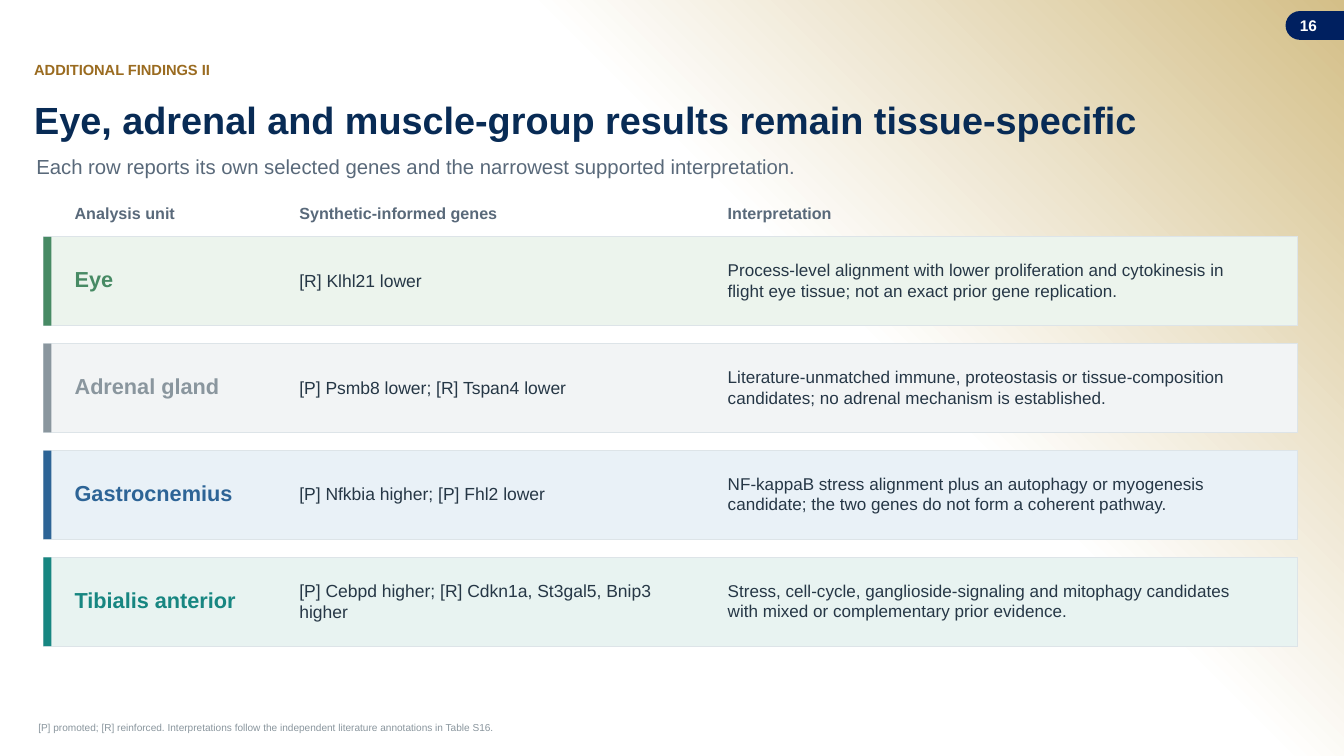
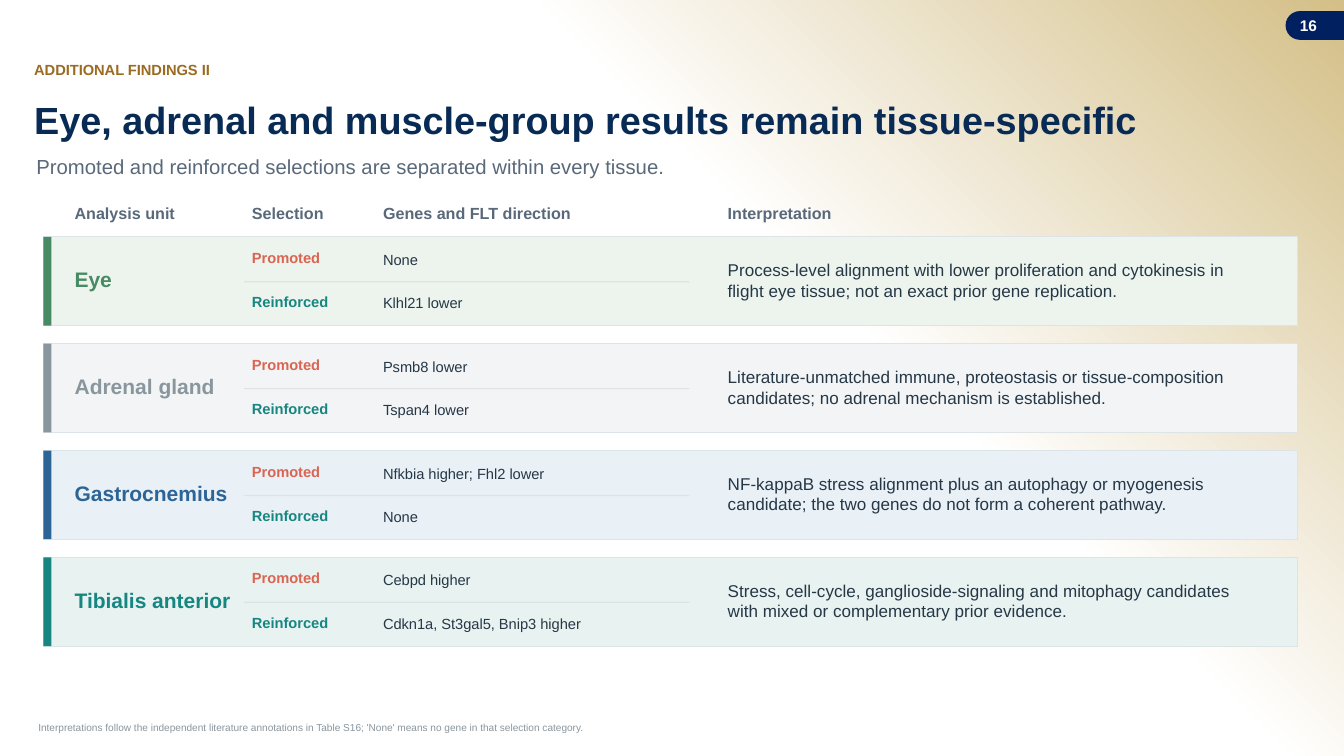
Before and after one commit to jasont314/nasa-mouse, a slide deck: slide 16 of presentation/SLSTP_2026_Generative_Transcriptomics.pptx. Drawn at 1344x756 pixels with LibreOffice and Linux fonts; fonts in the diff are those of the drawing; background and template pictures are left out. Boxes give left, top, right and bottom in pixels: in the first picture for what was removed or moved away, otherwise in the second. Text is boxed around its words. In the diff, an @@ line names an element or a change of style, - is before the commit and + after.

Commit message:
Separate promoted and reinforced presentation rows

```diff
--- a/presentation/SLSTP_2026_Generative_Transcriptomics.pptx
+++ b/presentation/SLSTP_2026_Generative_Transcriptomics.pptx
@@ text at bbox=[36, 159, 664, 178]: text changed @@
-Each row reports its own selected genes and the narrowest supported interpretation.
+Promoted and reinforced selections are separated within every tissue.
@@ text added at bbox=[252, 207, 324, 219], 11.5 pt, text #59697A, bold @@
+Selection
@@ text at bbox=[383, 207, 571, 219]: text changed @@
-Synthetic-informed genes
+Genes and FLT direction
@@ text added at bbox=[252, 252, 320, 263], 10.5 pt, text #D96552, bold @@
+Promoted
@@ text added at bbox=[383, 255, 418, 265], 10.5 pt, text #263746 @@
+None
@@ rectangle added at bbox=[244, 281, 690, 282], fill #DDE4E8 @@
@@ text added at bbox=[252, 296, 328, 307], 10.5 pt, text #178681, bold @@
+Reinforced
@@ text at bbox=[383, 297, 463, 308]: text changed; size 12.5 to 10.5 pt @@
-[R] Klhl21 lower
+Klhl21 lower
@@ text added at bbox=[252, 359, 320, 370], 10.5 pt, text #D96552, bold @@
+Promoted
@@ size 15.5 to 15 pt in 4 elements at bbox=[75, 485, 228, 501], bbox=[75, 592, 230, 609], bbox=[75, 272, 112, 292], bbox=[75, 379, 215, 398] @@
@@ rectangle added at bbox=[244, 388, 690, 389], fill #DDE4E8 @@
@@ text at bbox=[383, 361, 467, 372]: text changed; size 12.5 to 10.5 pt @@
-[P] Psmb8 lower; [R] Tspan4 lower
+Psmb8 lower
@@ text added at bbox=[252, 403, 328, 414], 10.5 pt, text #178681, bold @@
+Reinforced
@@ text added at bbox=[383, 404, 469, 418], 10.5 pt, text #263746 @@
+Tspan4 lower
@@ text added at bbox=[252, 466, 320, 477], 10.5 pt, text #D96552, bold @@
+Promoted
@@ text at bbox=[383, 468, 545, 482]: text changed; size 12.5 to 10.5 pt @@
-[P] Nfkbia higher; [P] Fhl2 lower
+Nfkbia higher; Fhl2 lower
@@ rectangle added at bbox=[244, 495, 690, 496], fill #DDE4E8 @@
@@ text added at bbox=[252, 510, 328, 521], 10.5 pt, text #178681, bold @@
+Reinforced
@@ text added at bbox=[383, 512, 418, 522], 10.5 pt, text #263746 @@
+None
@@ text added at bbox=[252, 572, 320, 583], 10.5 pt, text #D96552, bold @@
+Promoted
@@ text added at bbox=[383, 574, 471, 588], 10.5 pt, text #263746 @@
+Cebpd higher
@@ rectangle added at bbox=[244, 602, 690, 603], fill #DDE4E8 @@
@@ text added at bbox=[252, 617, 328, 628], 10.5 pt, text #178681, bold @@
+Reinforced
@@ text at bbox=[383, 618, 581, 632]: text changed; size 12.5 to 10.5 pt @@
-[P] Cebpd higher; [R] Cdkn1a, St3gal5, Bnip3 higher
+Cdkn1a, St3gal5, Bnip3 higher
@@ text at bbox=[38, 724, 583, 733]: text changed @@
-[P] promoted; [R] reinforced. Interpretations follow the independent literature annotations in Table S16.
+Interpretations follow the independent literature annotations in Table S16; 'None' means no gene in that selection category.
```
Also in this commit, not shown: 1 other slide changed, 3 other files.
